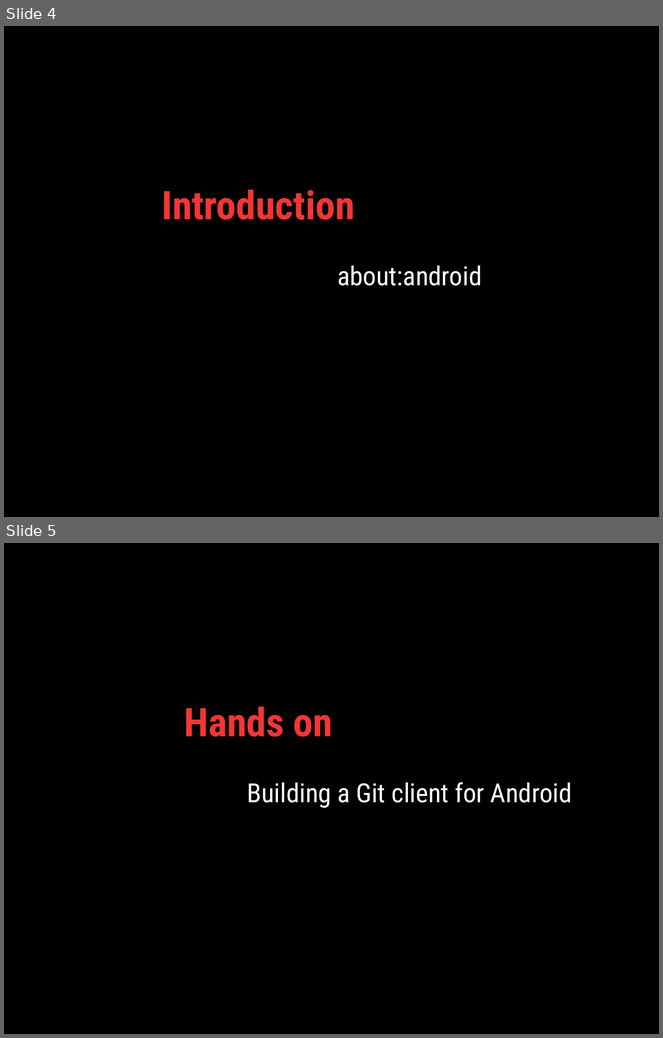
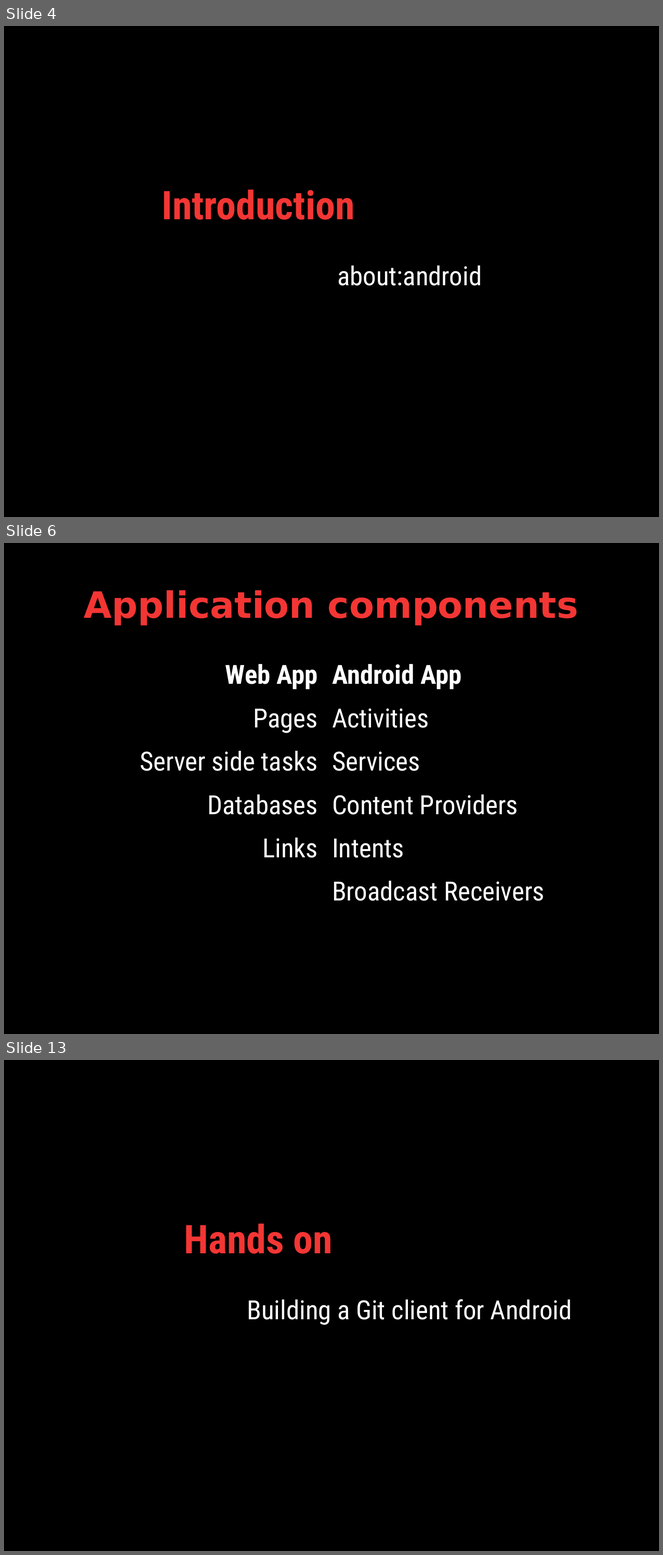
Before and after one commit to jbng/AngelHack-Android-Workshop, a slide deck: Presentation/presentation.odp. Shown one above the other, each under a label of ours: slides 4 and 5 before the commit, slides 4, 6 and 13 after it; the slides between them are not shown. The pictures are 663x1038 and 663x1555 pixels, drawn with LibreOffice and Linux fonts; fonts in the diff are those of the drawing. Boxes give left, top, right and bottom in pixels: in the first picture for what was removed or moved away, otherwise in the second. Text is boxed around its words. In the diff, an @@ line names an element or a change of style, - is before the commit and + after.

Commit message:
Introduction to Android

```diff
--- a/Presentation/presentation.odp
+++ b/Presentation/presentation.odp
@@ slide 6 added at box(4, 543, 659, 1034), background #000000 @@
@@ title added at box(84, 590, 579, 626), 44 pt, text #F33634, bold @@
+Application components
@@ text added at box(140, 664, 318, 858), 32 pt, text #FFFFFF @@
+Web App
+Pages
+Server side tasks
+Databases
+Links
@@ text added at box(332, 664, 544, 901), 32 pt, text #FFFFFF @@
+Android App
+Activities
+Services
+Content Providers
+Intents
+Broadcast Receivers
@@ what was slide 5 is now slide 13 @@
```
Also in this commit, not shown: 7 other slides added.
